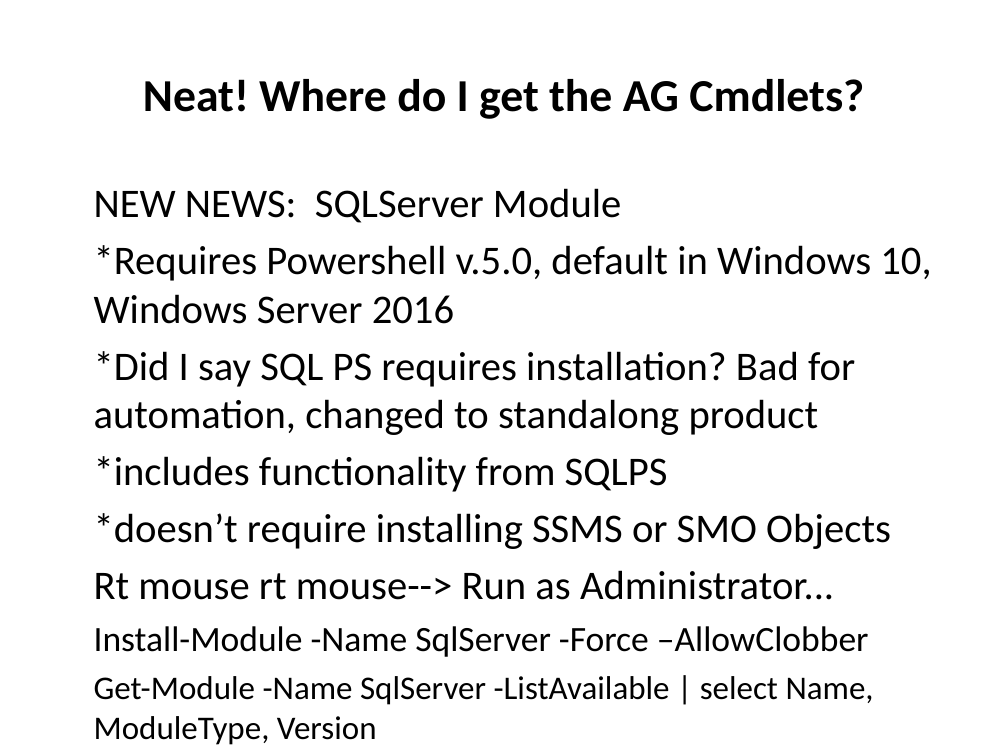
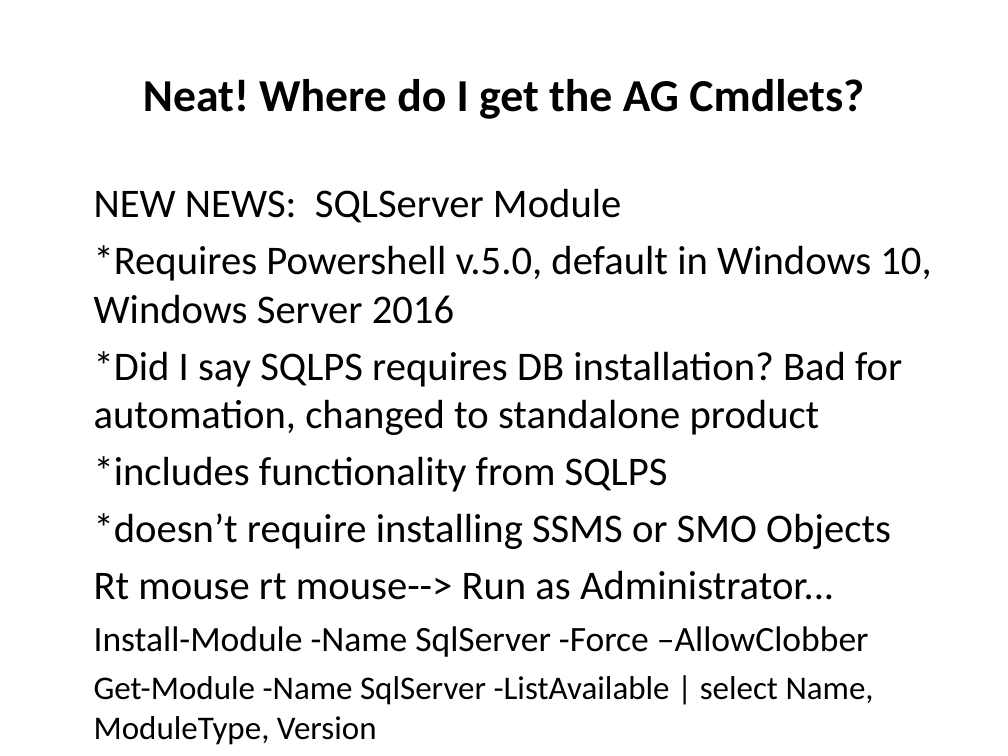
Before and after one commit to GoddessOfTheDatabase/SSPowershell, a slide deck: slide 17 of Presentation2-wTemplate.odp. Drawn at 1008x756 pixels with LibreOffice and Linux fonts; fonts in the diff are those of the drawing; background and template pictures are left out. Boxes give left, top, right and bottom in pixels: in the first picture for what was removed or moved away, otherwise in the second. Text is boxed around its words. In the diff, an @@ line names an element or a change of style, - is before the commit and + after.

```diff
--- a/Presentation2-wTemplate.odp
+++ b/Presentation2-wTemplate.odp
@@ text at box(94, 351, 902, 435): text changed @@
-*Did I say SQL PS requires installation? Bad for automation, changed to standalong product
+*Did I say SQLPS requires DB installation? Bad for automation, changed to standalone product
```
Also in this commit, not shown: 5 other slides changed, 2 other files.
